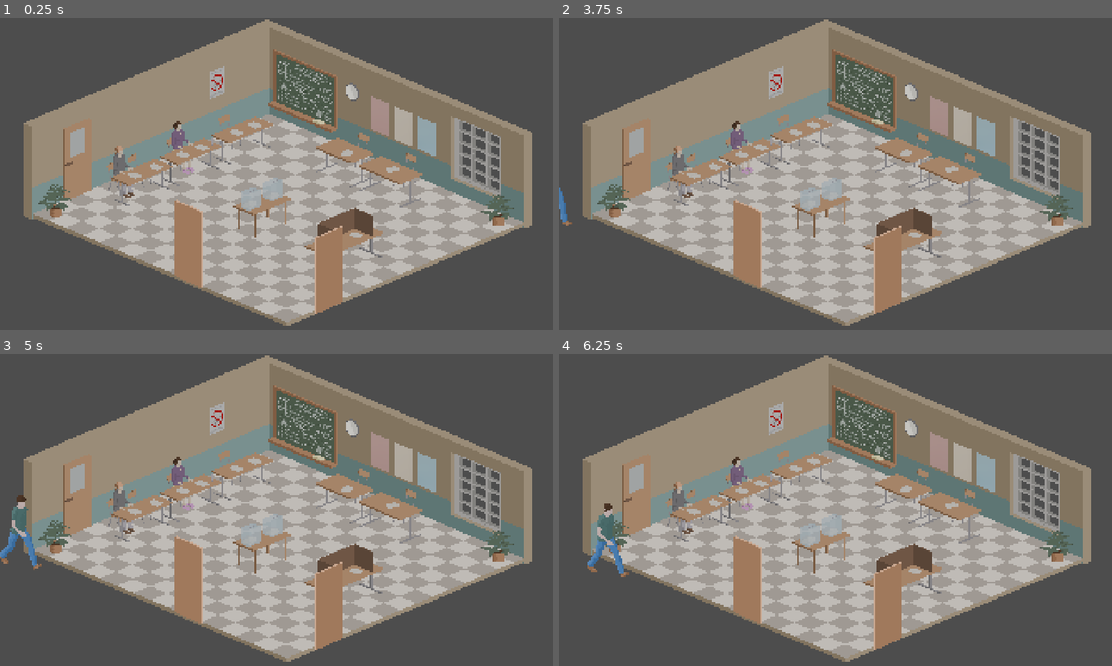
Above: before the commit, frames 1-4 (two rows, left to right).
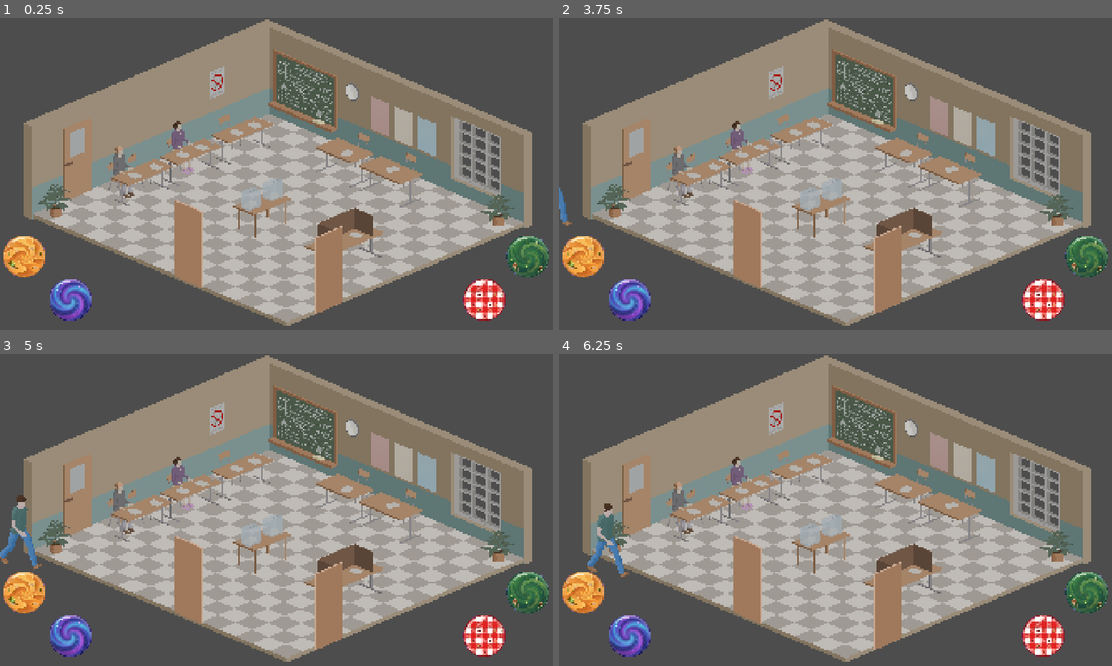
Above: after the commit, the same moments.

Repository: kreativna-blokada/blokadna-glasalica
Game: Godot game, scene res://!project/build/design/scenes/game.tscn
Same seed, same stepped clock (60 frames per second), same inputs: the game is played once before the commit and once after it.
Inputs:
- Up to frame 1 (0.25 s): no input
- Up to frame 2 (3.75 s): tap Enter (ui_accept) at 0.5, 0.77, 1.52, 2, 3.02, 3.5 s; hold D (start, bound only after the commit) 0.53-1.28 s; hold Right (ui_right) 0.53-2.03 s; tap D (start, bound only after the commit) at 1.35, 2.85 s; hold Left (ui_left) 2.03-2.78 s; hold D (start, bound only after the commit) 2.03-2.78 s; hold Right (ui_right) from 2.78 s (still down); hold D (start, bound only after the commit) from 3.53 s (still down)
- Up to frame 3 (5 s): tap Enter (ui_accept) at 3.77, 4.52 s; release Right (ui_right) at 4.28 s; release D (start, bound only after the commit) at 4.28 s; hold Left (ui_left) from 4.28 s (still down); tap D (start, bound only after the commit) at 4.35 s
- Up to frame 4 (6.25 s): release Left (ui_left) at 5.03 s; hold Right (ui_right) 5.03-5.78 s; hold D (start, bound only after the commit) 5.03-5.78 s; hold Left (ui_left) from 5.78 s (still down); tap D (start, bound only after the commit) at 5.85 s; tap Enter (ui_accept) at 6.02 s

The runs differ from the first frame. In frame 1, 3.3% of the frame differs, in the area x 0-100%, y 69-98%; in frame 2, 3.3%; in frame 3, 3.3%; in frame 4, 3.3%.

Commit message:
Initiate voter on button press instead of automatically

Diff:
--- a/!project/build/design/scenes/game.tscn
+++ b/!project/build/design/scenes/game.tscn
@@ -126,7 +126,6 @@
 [node name="Validation" type="Node" parent="Controls" unique_id=83363107]
 
 [node name="Correct" type="TouchScreenButton" parent="Controls/Validation" unique_id=855768092]
-visible = false
 position = Vector2(1750, 750)
 scale = Vector2(0.25, 0.25)
 texture_normal = ExtResource("5_4hrqh")
@@ -134,7 +133,6 @@
 action = "right"
 
 [node name="Incorrect" type="TouchScreenButton" parent="Controls/Validation" unique_id=1413388362]
-visible = false
 position = Vector2(1600, 900)
 scale = Vector2(0.25, 0.25)
 texture_normal = ExtResource("7_bmiuw")
@@ -144,7 +142,6 @@
 [node name="Selection" type="Node" parent="Controls" unique_id=1592897367]
 
 [node name="Select" type="TouchScreenButton" parent="Controls/Selection" unique_id=1799409219]
-visible = false
 position = Vector2(10, 750)
 scale = Vector2(0.25, 0.25)
 texture_normal = ExtResource("9_cuco4")
@@ -152,11 +149,10 @@
 action = "select"
 
 [node name="Initiate" type="TouchScreenButton" parent="Controls/Selection" unique_id=642427193]
-visible = false
 position = Vector2(170, 900)
 scale = Vector2(0.25, 0.25)
 texture_normal = ExtResource("11_0bby2")
 texture_pressed = ExtResource("12_dk2sw")
-action = "next"
+action = "start"
 
 [connection signal="timeout" from="Stage/Timer" to="Stage" method="_on_timer_timeout"]
--- a/!project/build/design/scenes/stage.gd
+++ b/!project/build/design/scenes/stage.gd
@@ -46,6 +46,11 @@
 func _process(_delta: float) -> void:
 	pass
 
+#built-in callback, called authomatically, no signal connection needed
+func _unhandled_input(event: InputEvent) -> void:
+	if event.is_action_pressed("start") and _voters_entering.size() > 0:
+		_release_first_voter()
+
 #FUNCTIONS
 #███████╗██╗   ██╗███╗   ██╗ ██████╗████████╗██╗ ██████╗ ███╗   ██╗███████╗
 #██╔════╝██║   ██║████╗  ██║██╔════╝╚══██╔══╝██║██╔═══██╗████╗  ██║██╔════╝
@@ -115,7 +120,6 @@
 
 	return walking_course
 
-
 func get_vote_stop(index: int) -> Node2D:
 	if index >= 0 and index < voting_course.size():
 		return voting_course[index]
@@ -169,9 +173,6 @@
 
 func _on_voters_entering(voter: Voter) -> void:
 	_voters_entering.append(voter)
-
-	if _voters_entering.size() >= _max_voter_queue:
-		_release_first_voter()
 
 func _release_first_voter() -> void:
 	var first: Voter = _voters_entering.pop_front()
--- a/project.godot
+++ b/project.godot
@@ -45,7 +45,7 @@
 "events": [Object(InputEventKey,"resource_local_to_scene":false,"resource_name":"","device":-1,"window_id":0,"alt_press …(191 unchanged characters)…
 ]
 }
-next={
+start={
 "deadzone": 0.2,
 "events": [Object(InputEventKey,"resource_local_to_scene":false,"resource_name":"","device":-1,"window_id":0,"alt_press …(192 unchanged characters)…
 ]
